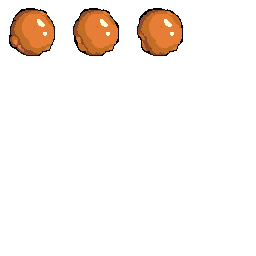
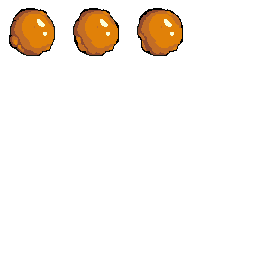
Revision of a layered 256px x 256px image; what changed, layer by layer:
painted on "Layer 5" over (x1=14, y1=11, x2=54, y2=50)
painted on "Layer 6" over (x1=77, y1=11, x2=118, y2=50)
painted on "jam ball Copy" over (x1=142, y1=11, x2=182, y2=50)
